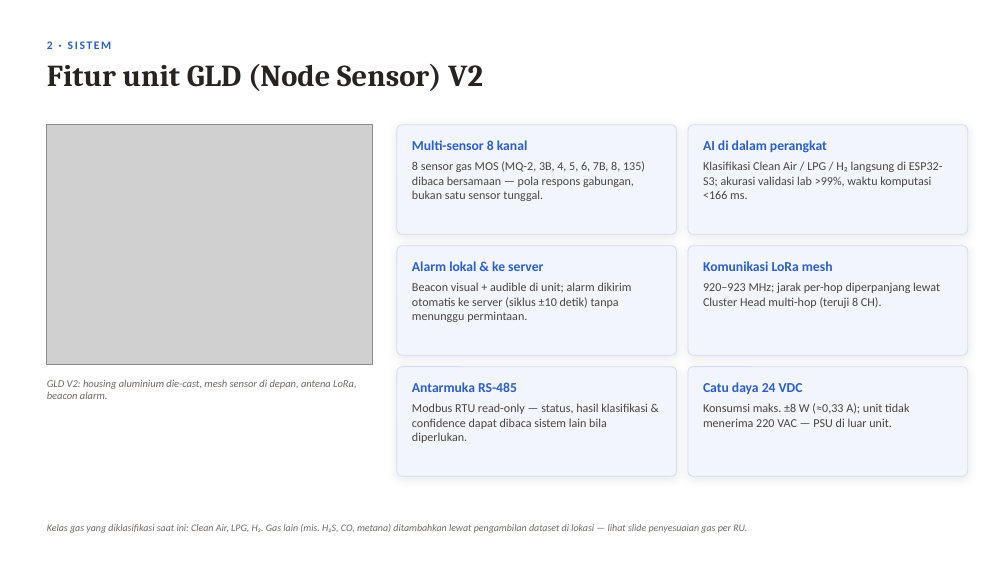
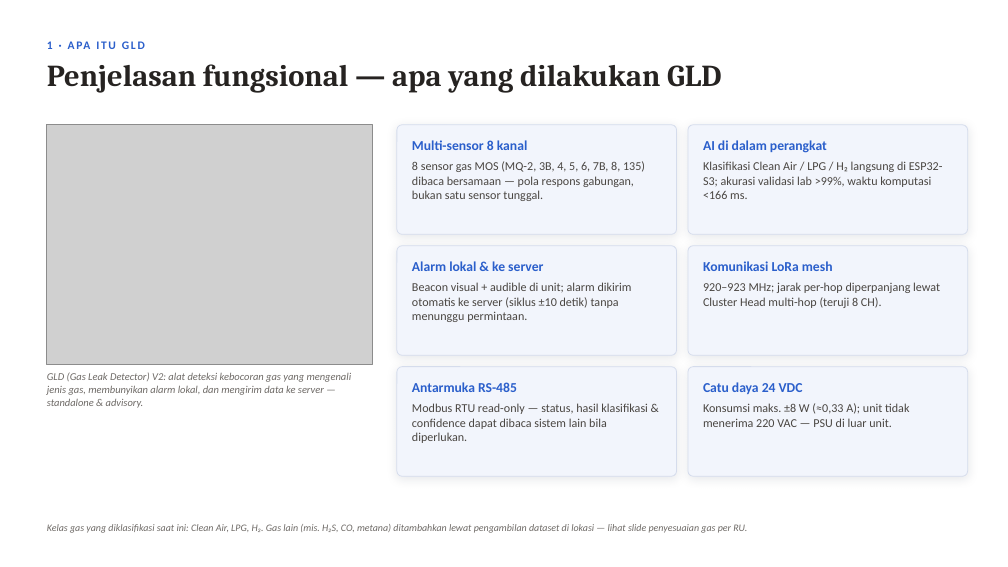
Before and after one commit to RavellerH/GLD-V2-Report-2026, a slide deck: slide 4 of Deliverables/Presentasi_Koordinasi_Implementasi_GLD_RU-VI_Balongan_13November2026.pptx (slide 5 before the commit). Drawn at 1008x567 pixels with LibreOffice and Linux fonts; fonts in the diff are those of the drawing; grey boxes stand for pictures. Boxes give left, top, right and bottom in pixels: in the first picture for what was removed or moved away, otherwise in the second. Text is boxed around its words. In the diff, an @@ line names an element or a change of style, - is before the commit and + after.

```diff
--- a/Deliverables/Presentasi_Koordinasi_Implementasi_GLD_RU-VI_Balongan_13November2026.pptx
+++ b/Deliverables/Presentasi_Koordinasi_Implementasi_GLD_RU-VI_Balongan_13November2026.pptx
@@ text at box(47, 41, 53, 49): text changed @@
-2 · SISTEM
+1 · APA ITU GLD
@@ text at box(47, 64, 722, 93): text changed @@
-Fitur unit GLD (Node Sensor) V2
+Penjelasan fungsional — apa yang dilakukan GLD
@@ text at box(47, 372, 352, 408): text changed @@
-GLD V2: housing aluminium die-cast, mesh sensor di depan, antena LoRa, beacon alarm.
+GLD (Gas Leak Detector) V2: alat deteksi kebocoran gas yang mengenali jenis gas, membunyikan alarm lokal, dan mengirim data ke server — standalone & advisory.
```
Also in this commit, not shown: 18 other slides changed, 14 slides added, 5 slides removed, 16 other files.
